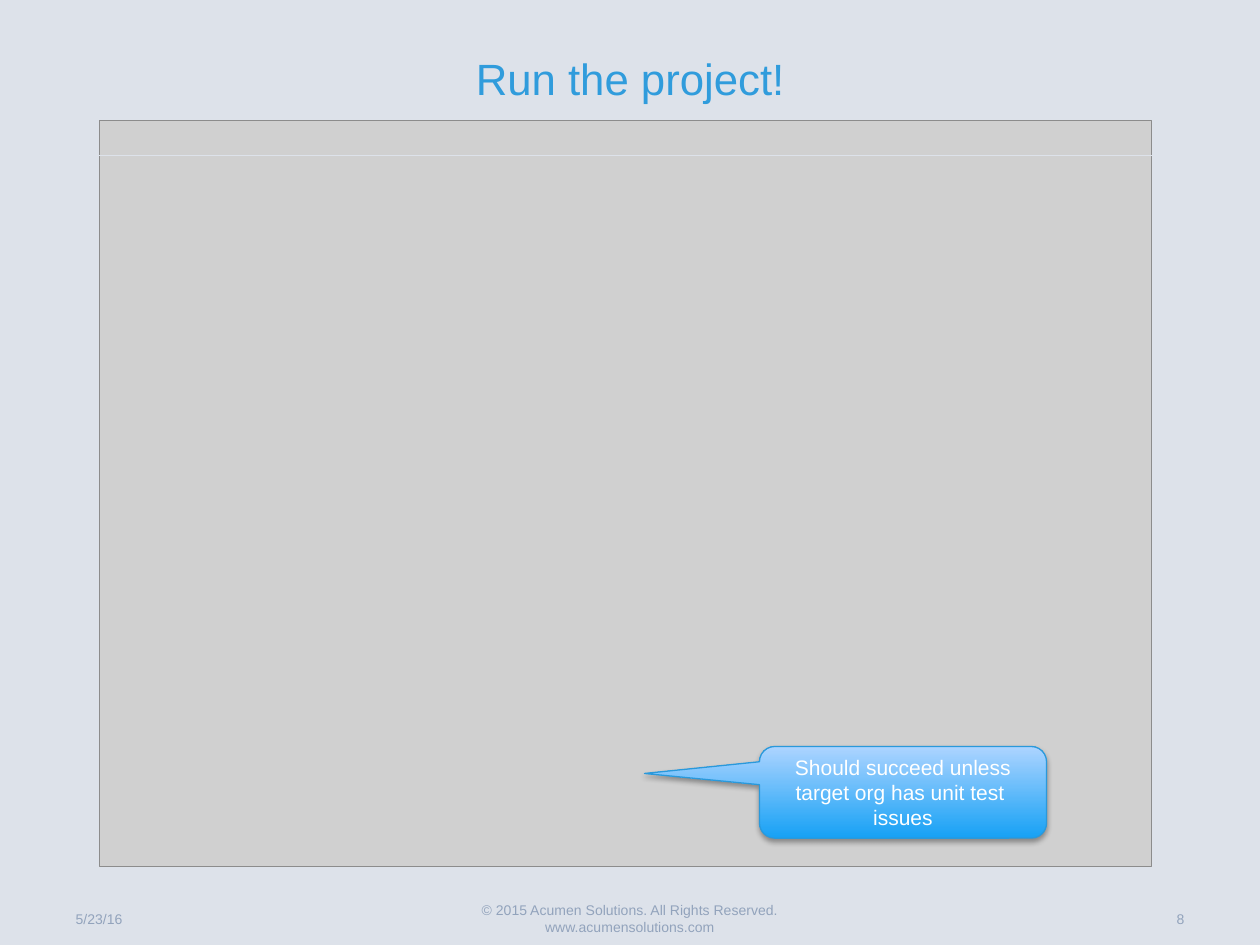
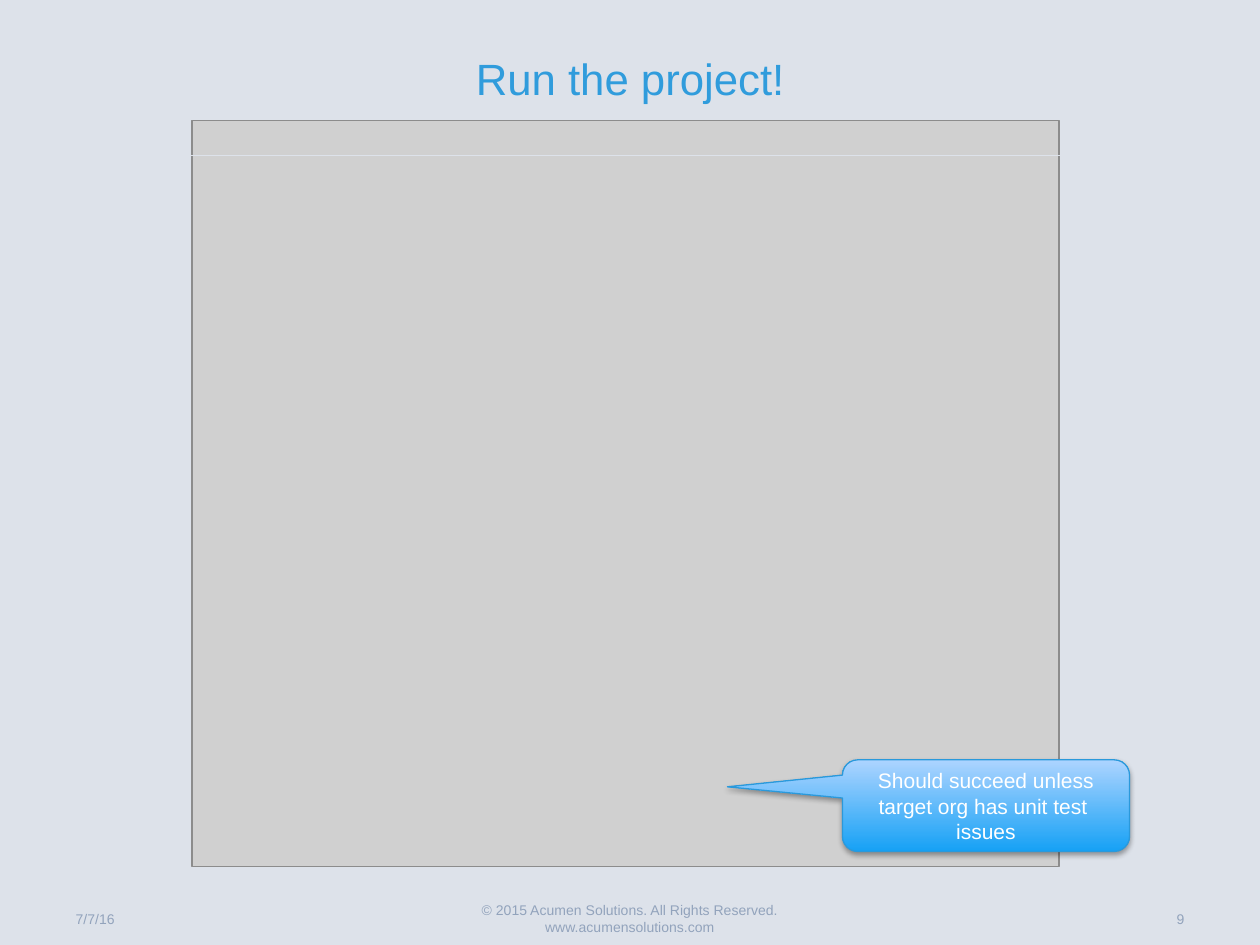
Before and after one commit to gary-hamilton/SalesforceDeploymentSample, a slide deck: slide 9 of JenkinsCIExample.pptx (slide 8 before the commit). Drawn at 1260x945 pixels with LibreOffice and Linux fonts; fonts in the diff are those of the drawing; grey boxes stand for pictures. Boxes give left, top, right and bottom in pixels: in the first picture for what was removed or moved away, otherwise in the second. Text is boxed around its words. In the diff, an @@ line names an element or a change of style, - is before the commit and + after.

```diff
--- a/JenkinsCIExample.pptx
+++ b/JenkinsCIExample.pptx
@@ picture: place and size @@
-picture at [100, 121, 1152, 867]
+picture at [192, 121, 1058, 867]
@@ rounded speech box "Should succeed unless": place and size @@
-rounded speech box "Should succeed unless" at [760, 746, 1047, 838]
+rounded speech box "Should succeed unless" at [843, 760, 1130, 852]
@@ text at [76, 914, 115, 924]: text changed @@
-5/23/16
+7/7/16
```
Also in this commit, not shown: 6 other slides changed, 1 slide added.
